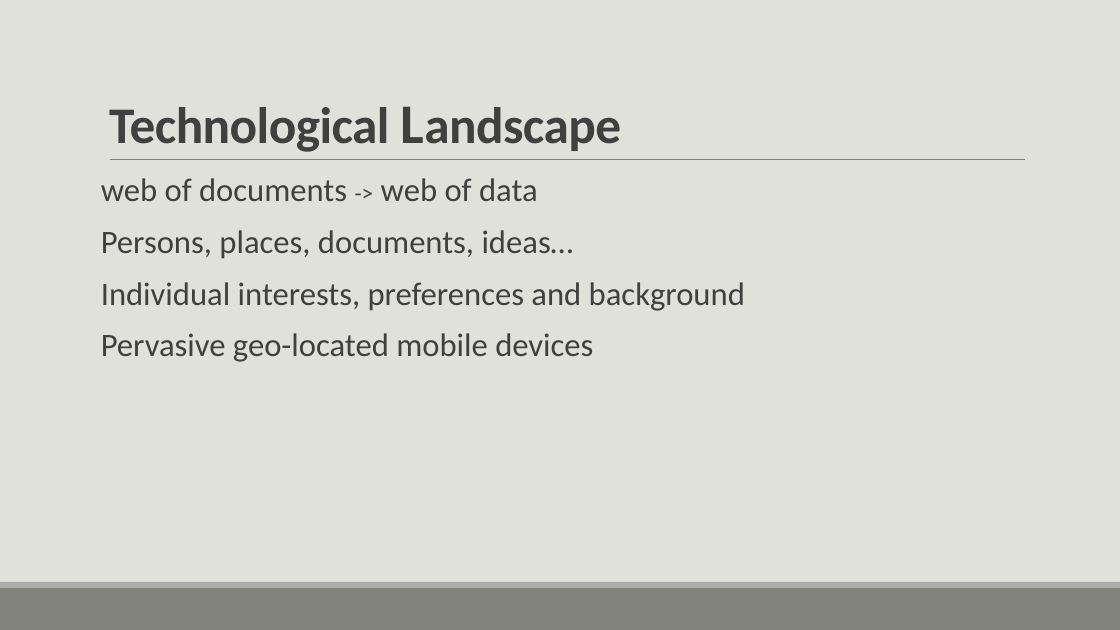
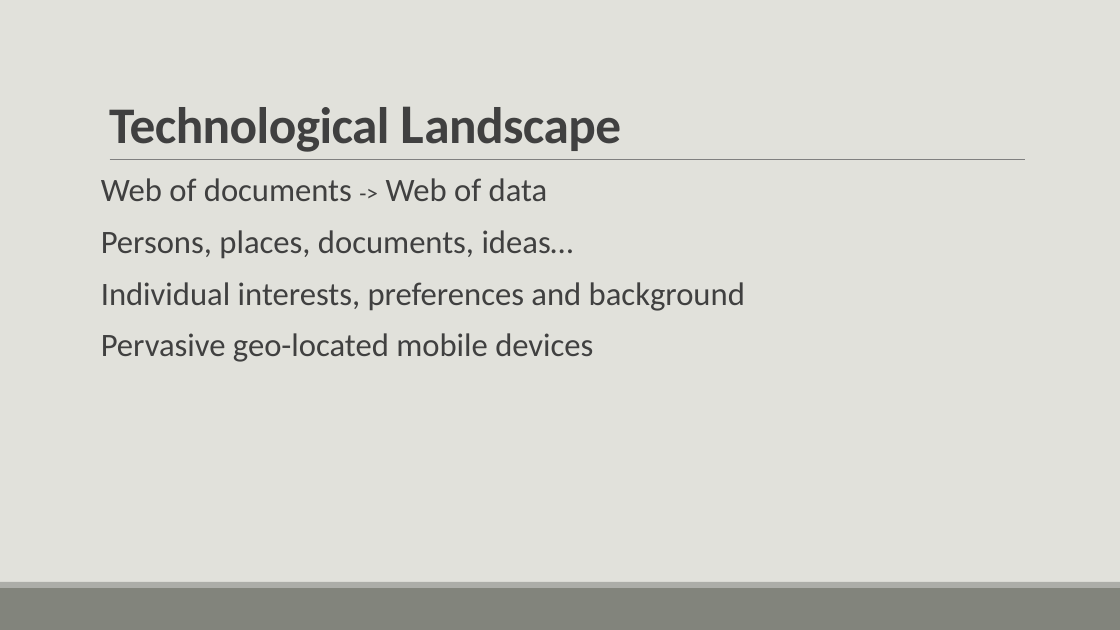
Before and after one commit to smart-arosa/smart-arosa, a slide deck: slide 3 of beacon.pptx. Drawn at 1120x630 pixels with LibreOffice and Linux fonts; fonts in the diff are those of the drawing. Boxes give left, top, right and bottom in pixels: in the first picture for what was removed or moved away, otherwise in the second. Text is boxed around its words. In the diff, an @@ line names an element or a change of style, - is before the commit and + after.

```diff
--- a/beacon.pptx
+++ b/beacon.pptx
@@ text at (101, 178, 548, 201): text changed @@
-web of documents -> web of data
+Web of documents -> Web of data
```
Also in this commit, not shown: 3 other slides changed.
